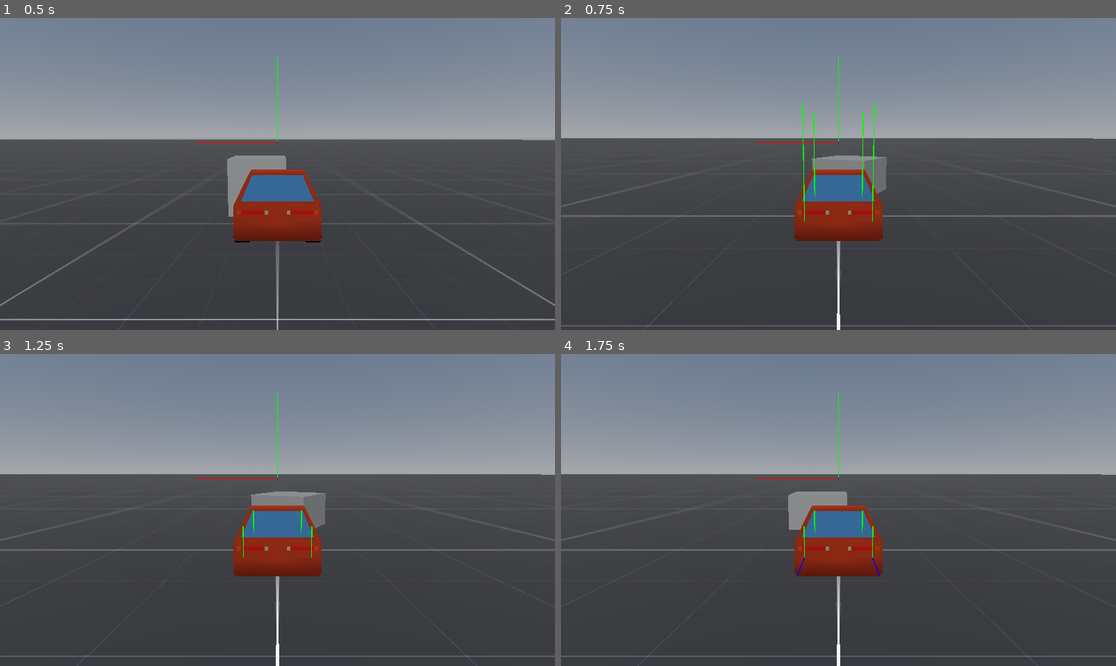
Above: before the commit, frames 1-4 (two rows, left to right).
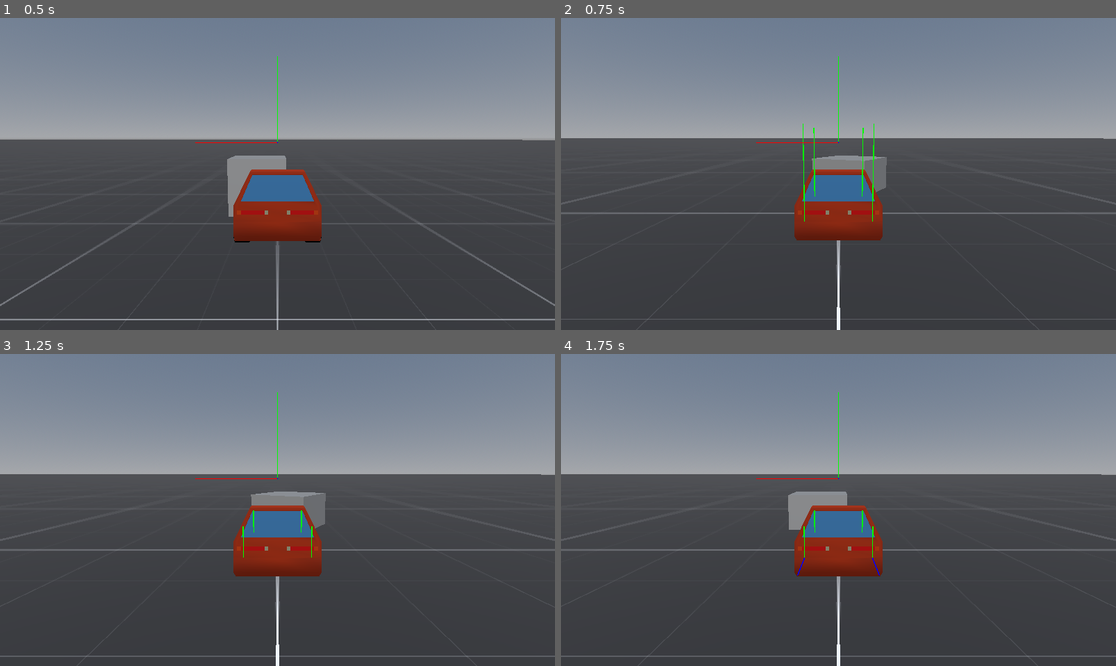
Above: after the commit, the same moments.

Repository: kylekrause3/godotdrive
Game: Godot game, scene res://escenas/levels/dev.tscn
Two runs of this game, one before a commit and one after it. Both use one fixed random seed, a clock stepped at 60 frames per second and the inputs below.
Inputs:
- Up to frame 1 (0.5 s): no input
- Up to frame 2 (0.75 s): hold D (right) from 0.53 s (still down)
- Up to frame 3 (1.25 s): keep holding D (right)
- Up to frame 4 (1.75 s): tap Enter at 1.25 s; release D (right) at 1.28 s; hold S (backward) from 1.28 s (still down)

Frame 1 is identical in both runs. In frame 2, 1.6% of the frame differs, in the area x 0-100%, y 26-99%; in frame 3, less than 0.1%; in frame 4, less than 0.1%.

Commit message:
add jolt

Diff:
--- a/drive/CarMovement.gd
+++ b/drive/CarMovement.gd
@@ -71,7 +71,7 @@
 		# velocity along spring direction
 		var springwardvelocity : float = car_up.dot(wheelpointvelocity)
 		var suspensionacceleration : float = ((offset - 0.08) * spring_strength) - (springwardvelocity * spring_damper)
-		suspensionacceleration = clamp(suspensionacceleration, 0, mass * gravity_scale * 9.8 / 2)
+		suspensionacceleration = clamp(suspensionacceleration, 0, mass * gravity_scale * 9.8)
 		susp_force = suspensionacceleration * car_up
 		apply_force(susp_force, wheel.position)
 		LineDrawer.DrawLine(wheel.global_position, wheel.global_position + (susp_force /100), Color(0, 1, 0, 1))
@@ -82,7 +82,7 @@
 		# we want to be pushed in the opposite direction as how much velocity is perpendicular to our wheels
 		var sidewaysacceleration = ((-rightwardvelocity) * grip_amount)
 		sideways_force = sidewaysacceleration * wheel_right
-		apply_force(sideways_force, wheel.position)
+		apply_force(sideways_force, Vector3(wheel.position.x, 0, wheel.position.z))
 		LineDrawer.DrawLine(wheel.global_position, wheel.global_position + (sideways_force /100), Color(1, 0, 0))
 
 		var throttle = Input.get_axis("backward", "forward")
--- a/drive/escenas/levels/dev.tscn
+++ b/drive/escenas/levels/dev.tscn
@@ -47,9 +47,10 @@
 
 [node name="RigidBody3D" type="RigidBody3D" parent="Player"]
 collision_layer = 2
-mass = 40.0
+mass = 60.0
 continuous_cd = true
 script = ExtResource("2_fyqfn")
+spring_damper = 10.0
 height_from_ground = 0.5
 front_tire_grip_pct = 1.0
 back_tire_grip_pct = 1.0
--- a/drive/project.godot
+++ b/drive/project.godot
@@ -41,3 +41,7 @@
 , Object(InputEventJoypadMotion,"resource_local_to_scene":false,"resource_name":"","device":-1,"axis":4,"axis_value":1.0,"script":null)
 ]
 }
+
+[physics]
+
+3d/physics_engine="JoltPhysics3D"
Not shown, added: drive/addons/godot-jolt/LICENSE.txt
Not shown, added: drive/addons/godot-jolt/THIRDPARTY.txt
Not shown, added: drive/addons/godot-jolt/android/libgodot-jolt_android-arm32.so
Not shown, added: drive/addons/godot-jolt/android/libgodot-jolt_android-arm32_editor.so
Not shown, added: drive/addons/godot-jolt/android/libgodot-jolt_android-arm64.so
Not shown, added: drive/addons/godot-jolt/android/libgodot-jolt_android-arm64_editor.so
Not shown, added: drive/addons/godot-jolt/android/libgodot-jolt_android-x64.so
Not shown, added: drive/addons/godot-jolt/android/libgodot-jolt_android-x64_editor.so
Not shown, added: drive/addons/godot-jolt/android/libgodot-jolt_android-x86.so
Not shown, added: drive/addons/godot-jolt/android/libgodot-jolt_android-x86_editor.so
Not shown, added: drive/addons/godot-jolt/godot-jolt.gdextension
Not shown, added: drive/addons/godot-jolt/ios/godot-jolt_ios.framework/Info.plist
(and 17 more such lines)
